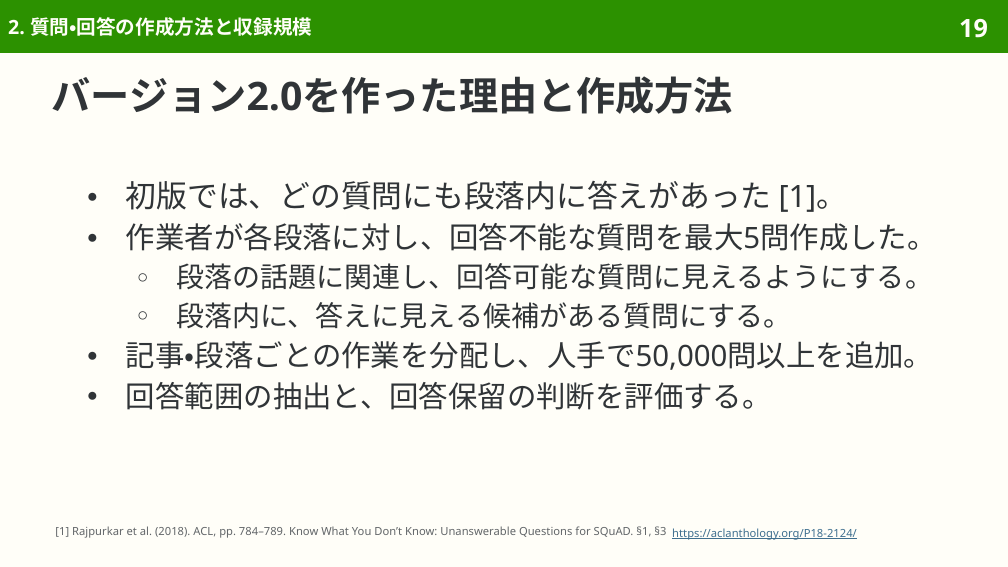
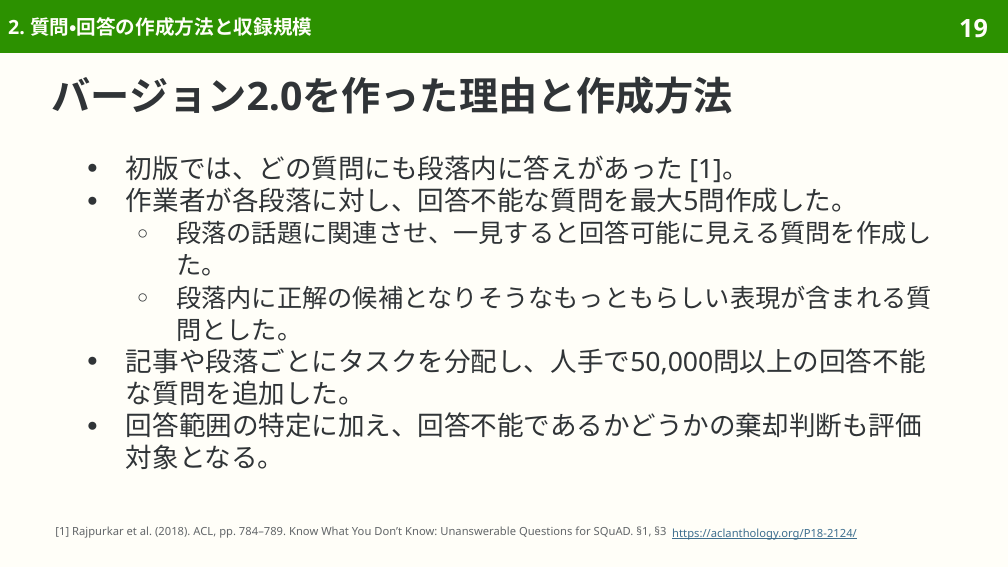
Before and after one commit to sasakiy84/datasets-in-10-minutes, a slide deck: slide 19 of slides/datasets-in-10-minutes-squad.pptx. Drawn at 1008x567 pixels with LibreOffice and Linux fonts; fonts in the diff are those of the drawing. Boxes give left, top, right and bottom in pixels: in the first picture for what was removed or moved away, otherwise in the second. Text is boxed around its words. In the diff, an @@ line names an element or a change of style, - is before the commit and + after.

```diff
--- a/slides/datasets-in-10-minutes-squad.pptx
+++ b/slides/datasets-in-10-minutes-squad.pptx
@@ text "初版では、どの質問にも段落内に答えがあった [1]。": place and size @@
-text "初版では、どの質問にも段落内に答えがあった [1]。" at <box>126,181,937,410</box>
+text "初版では、どの質問にも段落内に答えがあった [1]。" at <box>126,155,931,469</box>
@@ text at <box>126,155,858,213</box>: size 22 to 19 pt in "初版では、どの質問にも段落内に答えがあった [1]。"; size 21 to 19 pt in "作業者が各段落に対し、回答不能な質問を最大5問作成した。"; line spacing 1.15 to 23pt @@
@@ text at <box>126,220,931,469</box>: text changed; size 21 to 19 pt @@
-  ○ 段落の話題に関連し、回答可能な質問に見えるようにする。
-  ○ 段落内に、答えに見える候補がある質問にする。
-● 記事・段落ごとの作業を分配し、人手で50,000問以上を追加。
-● 回答範囲の抽出と、回答保留の判断を評価する。
+  ○ 段落の話題に関連させ、一見すると回答可能に見える質問を作成した。
+  ○ 段落内に正解の候補となりそうなもっともらしい表現が含まれる質問とした。
+● 記事や段落ごとにタスクを分配し、人手で50,000問以上の回答不能な質問を追加した。
+● 回答範囲の特定に加え、回答不能であるかどうかの棄却判断も評価対象となる。
```
Also in this commit, not shown: 20 other slides changed, 7 other files.
